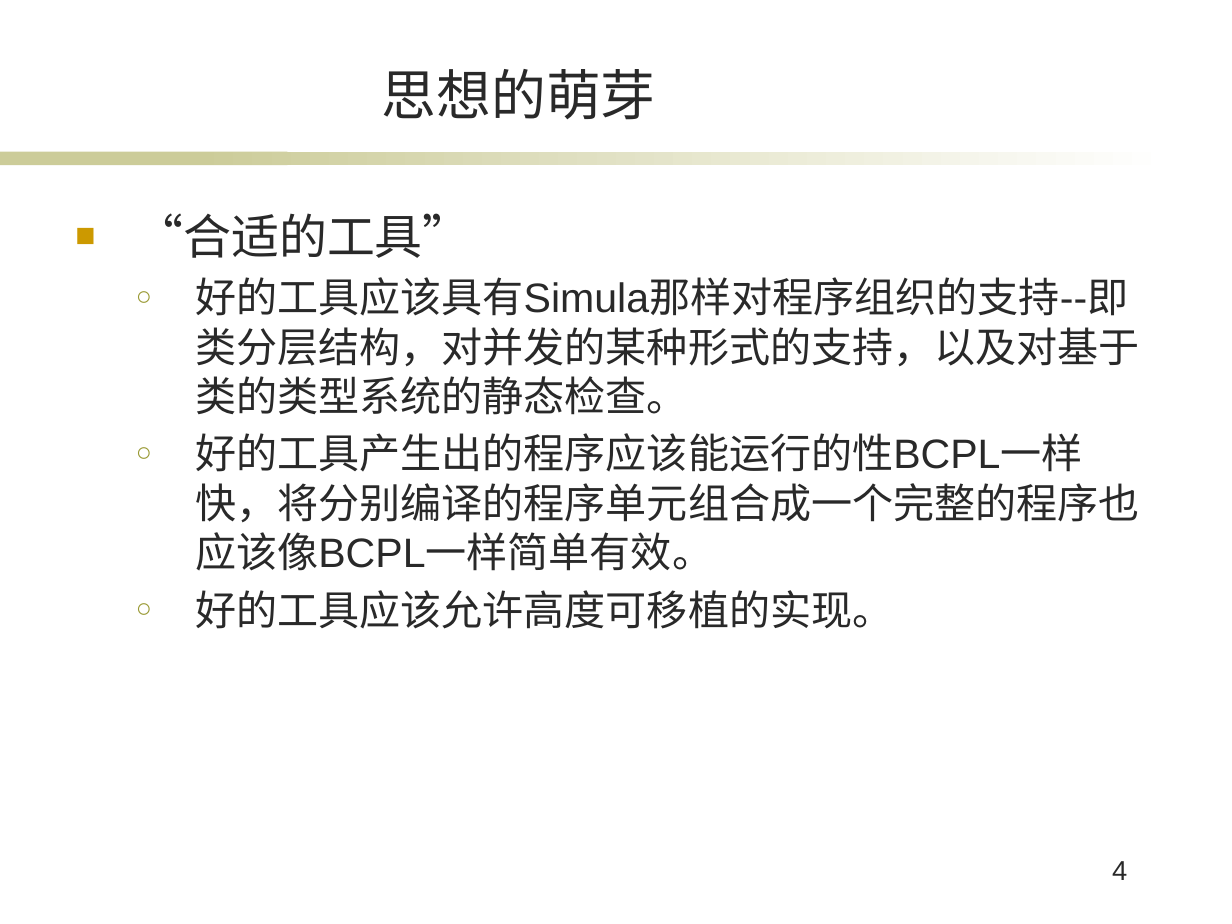
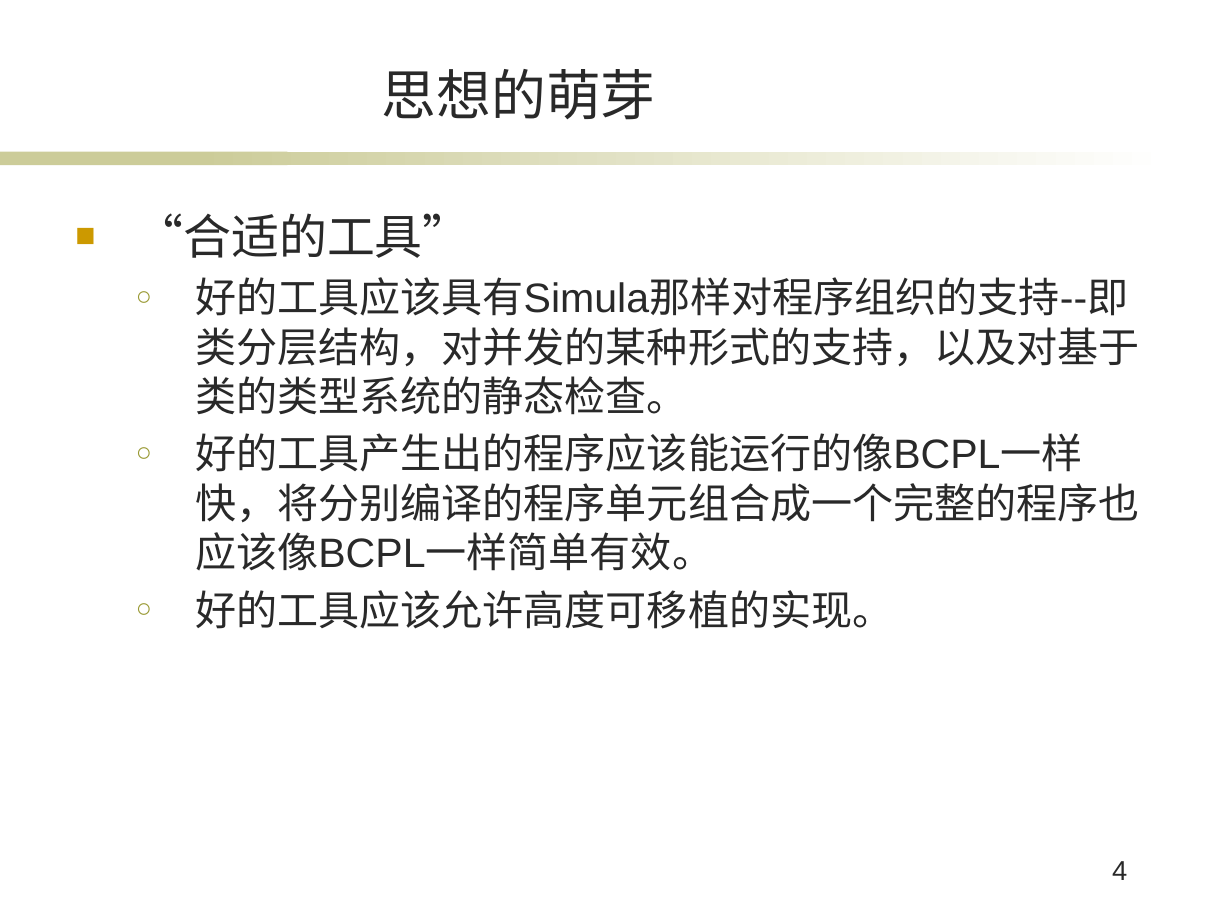
Before and after one commit to Sha-Meng/Personal-software-maintenance-and-evolution, a slide deck: slide 4 of 个人课程报告.pptx. Drawn at 1232x924 pixels with LibreOffice and Linux fonts; fonts in the diff are those of the drawing; background and template pictures are left out. Boxes give left, top, right and bottom in pixels: in the first picture for what was removed or moved away, otherwise in the second. Text is boxed around its words. In the diff, an @@ line names an element or a change of style, - is before the commit and + after.

```diff
--- a/个人课程报告.pptx
+++ b/个人课程报告.pptx
@@ text at (195,433,1140,571): text changed @@
-  ○ 好的工具产生出的程序应该能运行的性BCPL一样快，将分别编译的程序单元组合成一个完整的程序也应该像BCPL一样简单有效。
+  ○ 好的工具产生出的程序应该能运行的像BCPL一样快，将分别编译的程序单元组合成一个完整的程序也应该像BCPL一样简单有效。
```
Also in this commit, not shown: 2 other slides changed, 1 other file.
